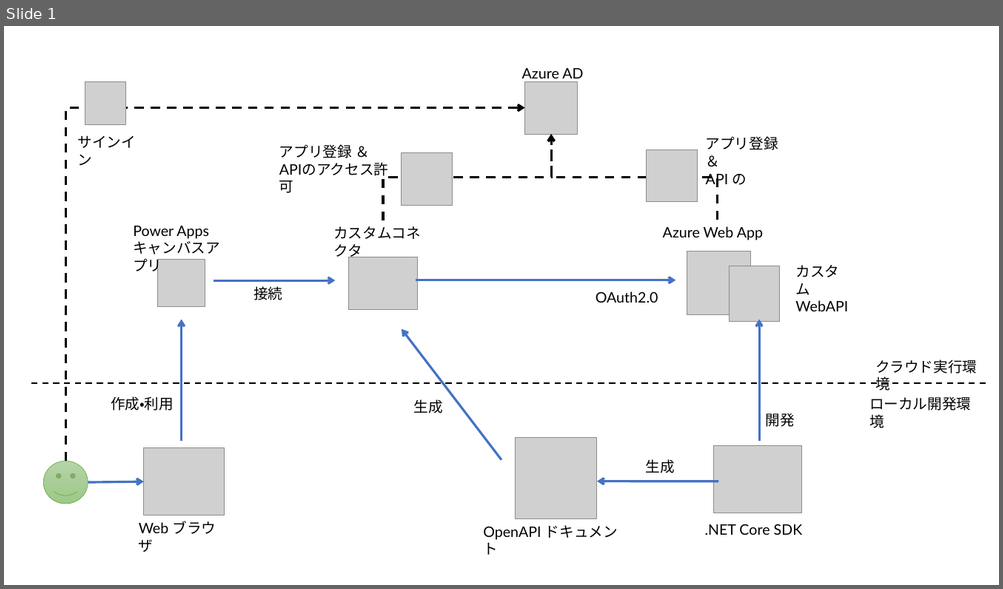
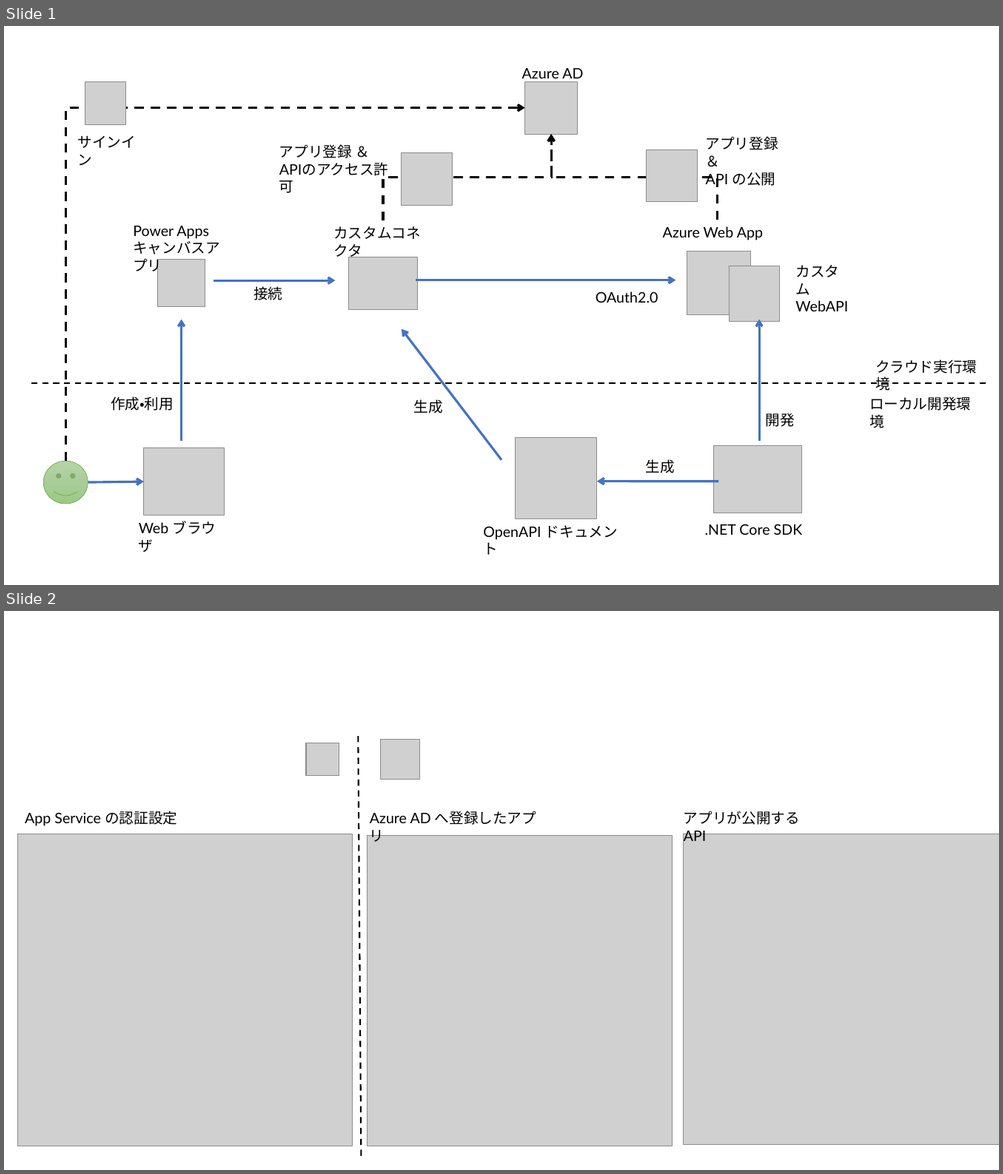
Before and after one commit to ayuina/ainaba-csa-blog, a slide deck: powerapp-call-aad-auth-api/images/figures.pptx. Shown one above the other, each under a label of ours: slide 1 before the commit, slides 1 and 2 after it. The pictures are 1003x589 and 1003x1174 pixels, drawn with LibreOffice and Linux fonts; fonts in the diff are those of the drawing; grey boxes stand for pictures. Boxes give left, top, right and bottom in pixels: in the first picture for what was removed or moved away, otherwise in the second. Text is boxed around its words. In the diff, an @@ line names an element or a change of style, - is before the commit and + after.

```diff
--- a/powerapp-call-aad-auth-api/images/figures.pptx
+++ b/powerapp-call-aad-auth-api/images/figures.pptx
@@ slide 2 added at bbox=[4, 611, 999, 1170], background #FFFFFF @@
@@ picture added at bbox=[306, 743, 339, 776] @@
@@ line added from (361, 1156) to (358, 731), #000000 1.5 pt dashed @@
@@ picture added at bbox=[380, 740, 420, 780] @@
@@ text added at bbox=[25, 811, 177, 826], 14 pt, text #000000 @@
+App Service の認証設定
@@ text added at bbox=[370, 811, 536, 842], 14 pt, text #000000 @@
+Azure AD へ登録したアプリ
@@ text added at bbox=[683, 811, 800, 841], 14 pt, text #000000 @@
+アプリが公開する API
@@ picture added at bbox=[17, 834, 352, 1147] @@
@@ picture added at bbox=[367, 835, 671, 1147] @@
@@ picture added at bbox=[683, 834, 999, 1145] @@
@@ slide 1 changed as well @@
@@ text at bbox=[706, 136, 778, 187]: text changed @@
-アプリ登録 ＆
-API の
+アプリ登録 ＆
+API の公開
```
Also in this commit, not shown: 1 other slide added, 4 other files.
